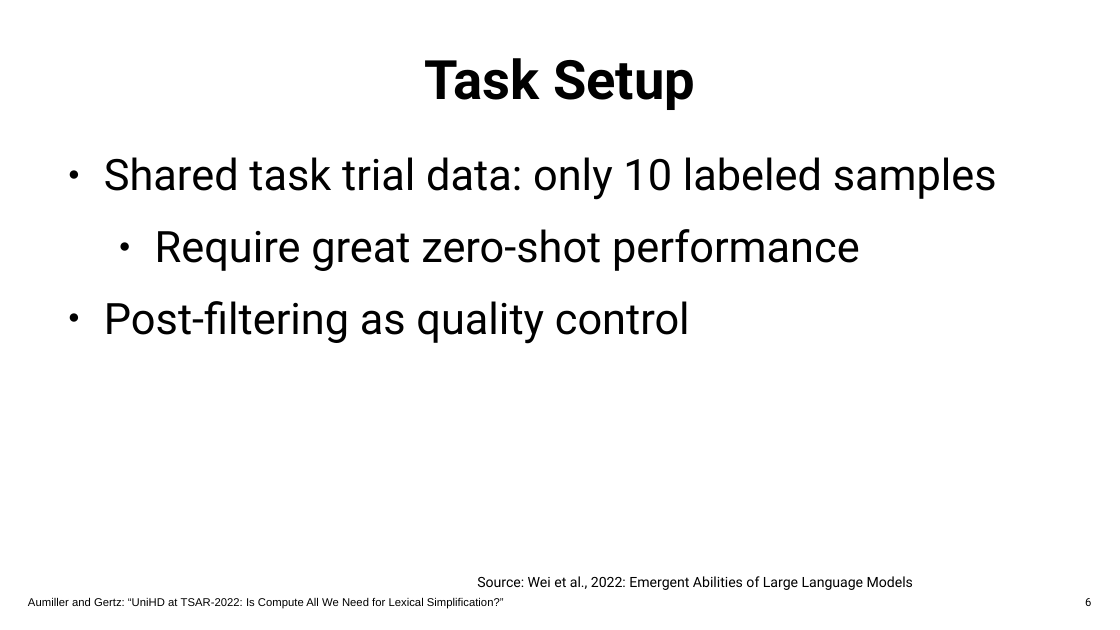
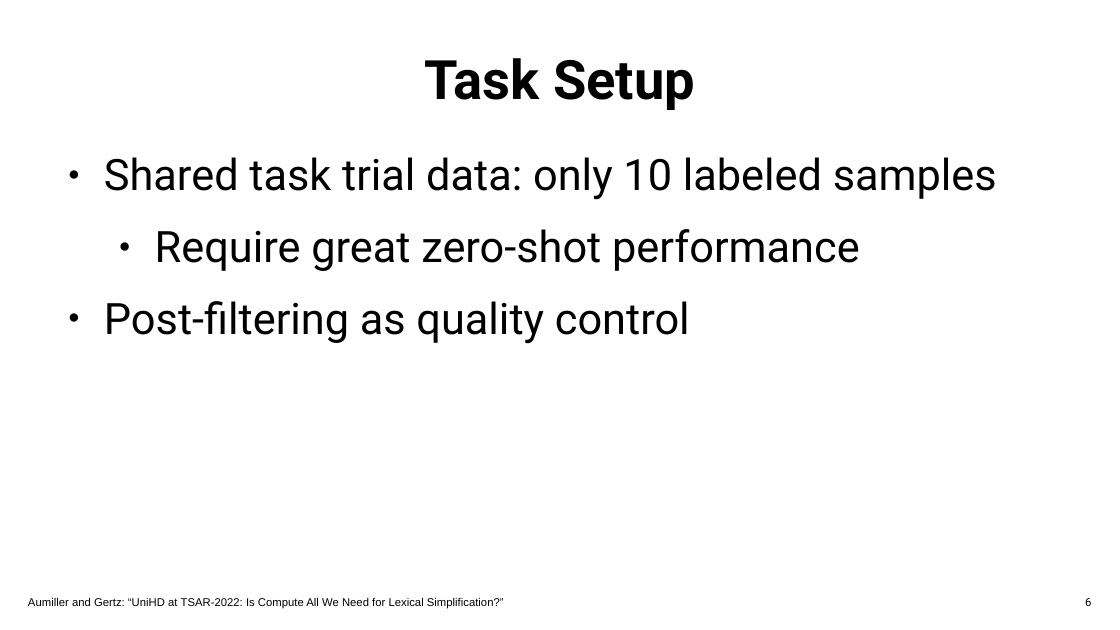
Before and after one commit to dennlinger/TSAR-2022-Shared-Task, a slide deck: slide 13 of presentation/uniHD_tsar - Copy.pptx. Drawn at 1120x630 pixels with LibreOffice and Linux fonts; fonts in the diff are those of the drawing; background and template pictures are left out. Boxes give left, top, right and bottom in pixels: in the first picture for what was removed or moved away, otherwise in the second. Text is boxed around its words. In the diff, an @@ line names an element or a change of style, - is before the commit and + after.

```diff
--- a/presentation/uniHD_tsar - Copy.pptx
+++ b/presentation/uniHD_tsar - Copy.pptx
@@ text removed at (x1=477, y1=576, x2=913, y2=590) @@
-Source: Wei et al., 2022: Emergent Abilities of Large Language Models
```
Also in this commit, not shown: 5 other files.
